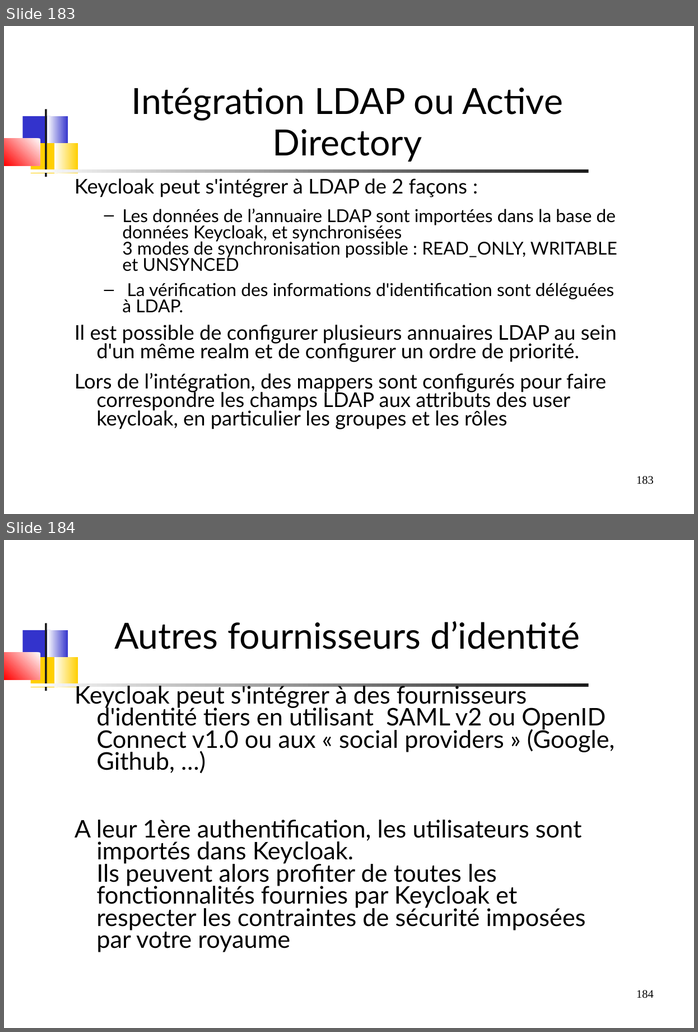
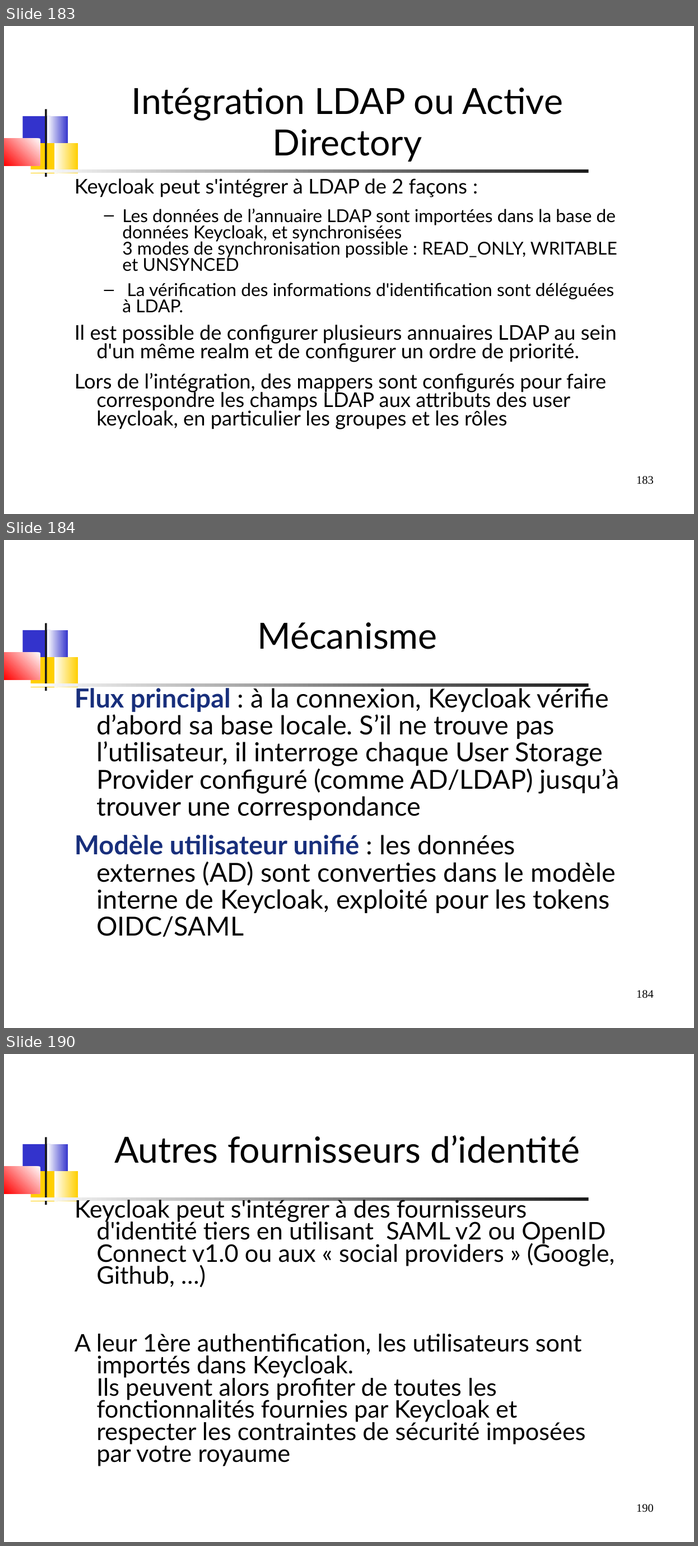
Before and after one commit to dthibau/keycloak, a slide deck: Keycloak.odp. Shown one above the other, each under a label of ours: slides 183 and 184 before the commit, slides 183, 184 and 190 after it; the slides between them are not shown. The pictures are 698x1032 and 698x1546 pixels, drawn with LibreOffice and Linux fonts; fonts in the diff are those of the drawing. Boxes give left, top, right and bottom in pixels: in the first picture for what was removed or moved away, otherwise in the second. Text is boxed around its words. In the diff, an @@ line names an element or a change of style, - is before the commit and + after.

Commit message:
Ajout Atelier LDAP

```diff
--- a/Keycloak.odp
+++ b/Keycloak.odp
@@ slide 184 added at (4,540,694,1028), background #FFFFFF; not listed: 8 template elements that a slide beside it also shows @@
@@ title added at (257,622,437,649), 44 pt, text #000000 @@
+Mécanisme
@@ text added at (75,684,619,936), 32 pt, text #000000 @@
+Flux principal : à la connexion, Keycloak vérifie d’abord sa base locale. S’il ne trouve pas l’utilisateur, il interroge chaque User Storage Provider configuré (comme AD/LDAP) jusqu’à trouver une correspondance
+Modèle utilisateur unifié : les données externes (AD) sont converties dans le modèle interne de Keycloak, exploité pour les tokens OIDC/SAML
@@ what was slide 184 is now slide 190 @@
@@ page number at (636,1504,654,1512): text changed @@
-184
+190
```
Also in this commit, not shown: 5 slides changed, 9 other slides added, 16 other files.
